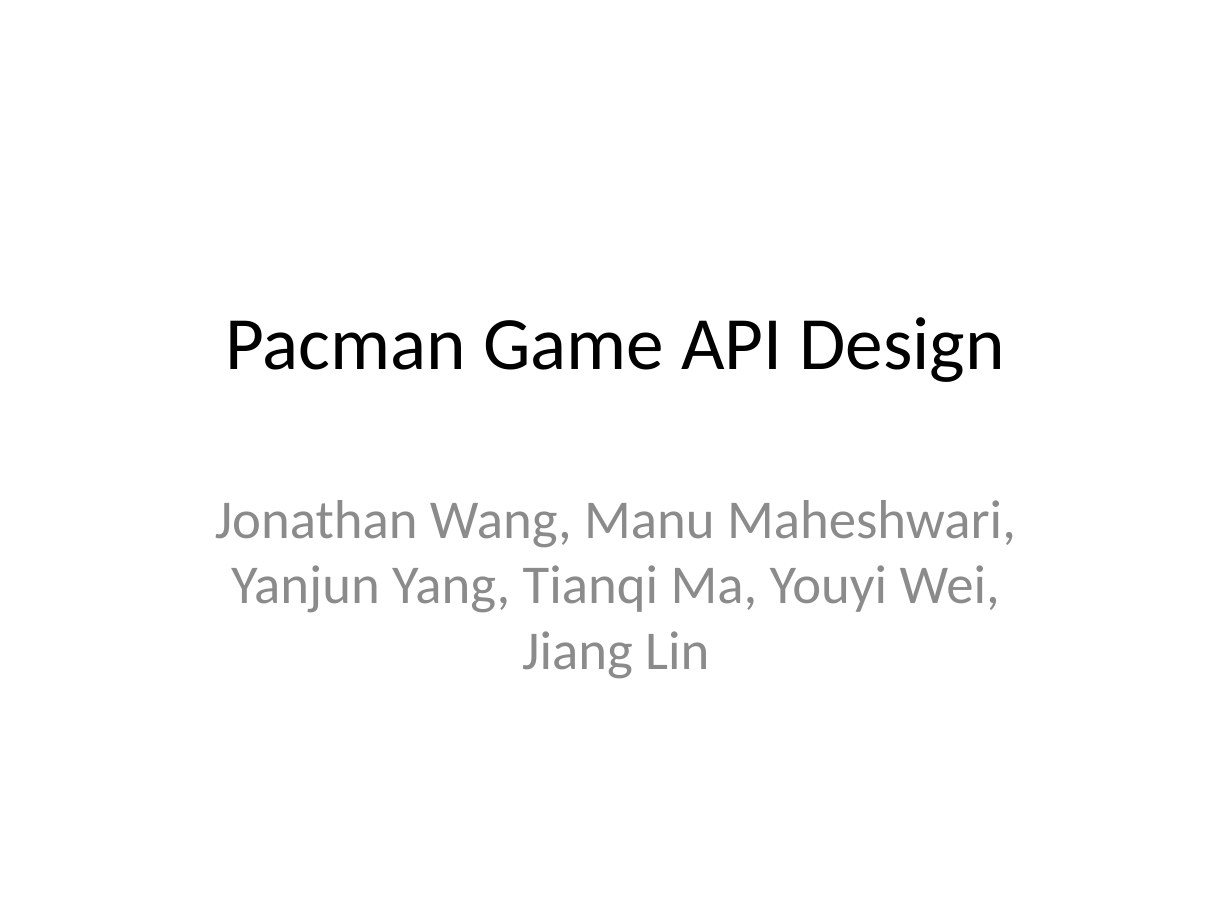
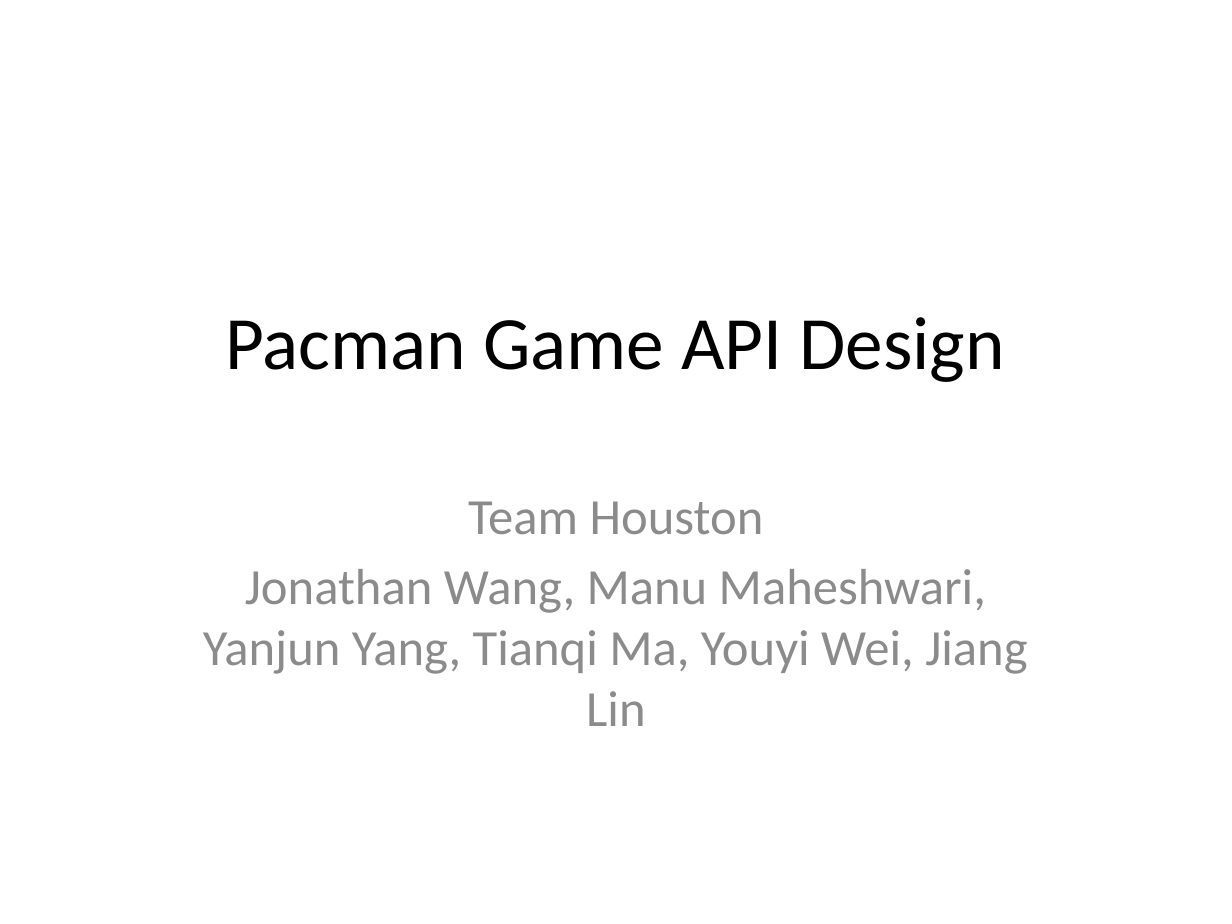
Before and after one commit to 11manu96/comp504-H7, a slide deck: slide 1 of src/main/resources/hw7_presentation.pptx. Drawn at 1232x924 pixels with LibreOffice and Linux fonts; fonts in the diff are those of the drawing. Boxes give left, top, right and bottom in pixels: in the first picture for what was removed or moved away, otherwise in the second. Text is boxed around its words. In the diff, an @@ line names an element or a change of style, - is before the commit and + after.

```diff
--- a/src/main/resources/hw7_presentation.pptx
+++ b/src/main/resources/hw7_presentation.pptx
@@ subtitle at (468, 501, 764, 535): paragraph added @@
+Team Houston
@@ subtitle at (203, 569, 1027, 726): size 32 to 29.6 pt in "Jonathan Wang, Manu Maheshwari, Yanjun Yang, Tianqi ..." @@
```
Also in this commit, not shown: 1 other file.
